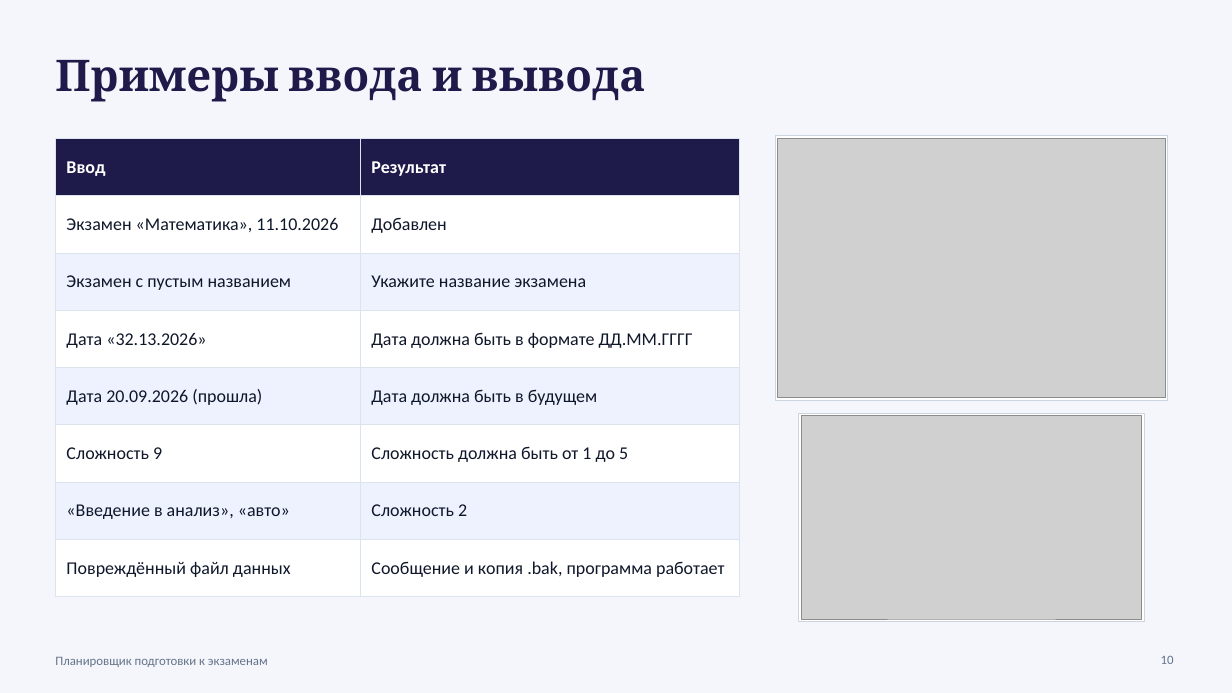
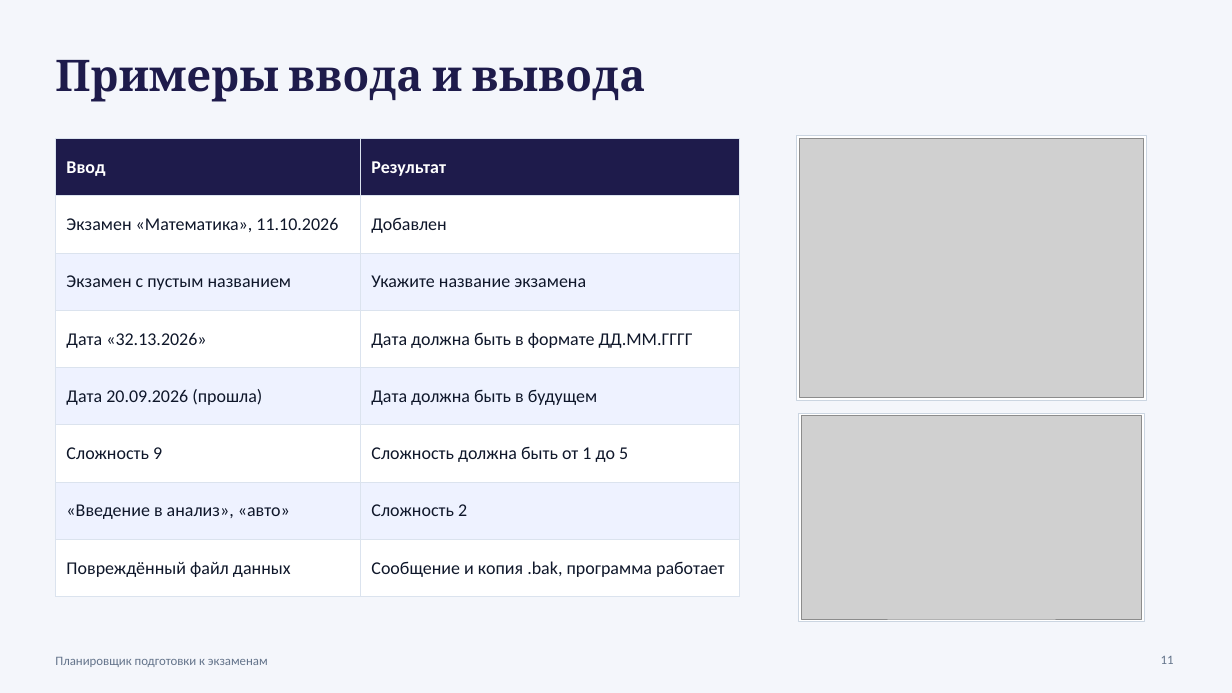
Before and after one commit to leywinkw/exam-planner, a slide deck: slide 11 of docs/Презентация_Планировщик_экзаменов.pptx (slide 10 before the commit). Drawn at 1232x693 pixels with LibreOffice and Linux fonts; fonts in the diff are those of the drawing; grey boxes stand for pictures. Boxes give left, top, right and bottom in pixels: in the first picture for what was removed or moved away, otherwise in the second. Text is boxed around its words. In the diff, an @@ line names an element or a change of style, - is before the commit and + after.

```diff
--- a/docs/Презентация_Планировщик_экзаменов.pptx
+++ b/docs/Презентация_Планировщик_экзаменов.pptx
@@ rectangle: place and size @@
-rectangle at (775,136,1168,400)
+rectangle at (797,136,1147,400)
@@ picture: place and size @@
-picture at (778,139,1165,397)
+picture at (799,139,1144,397)
@@ page number at (1161,656,1174,664): text changed @@
-10
+11
```
Also in this commit, not shown: 3 other slides changed, 1 slide added, 20 other files.
